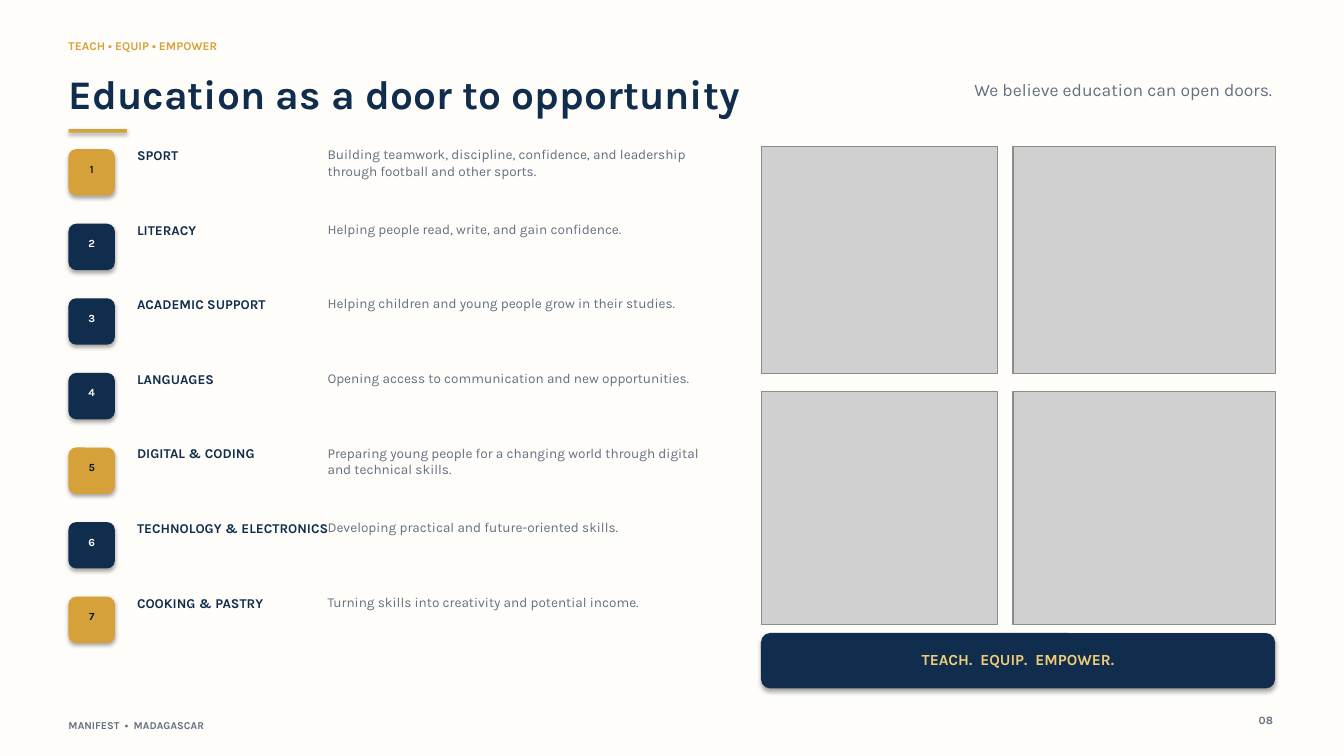
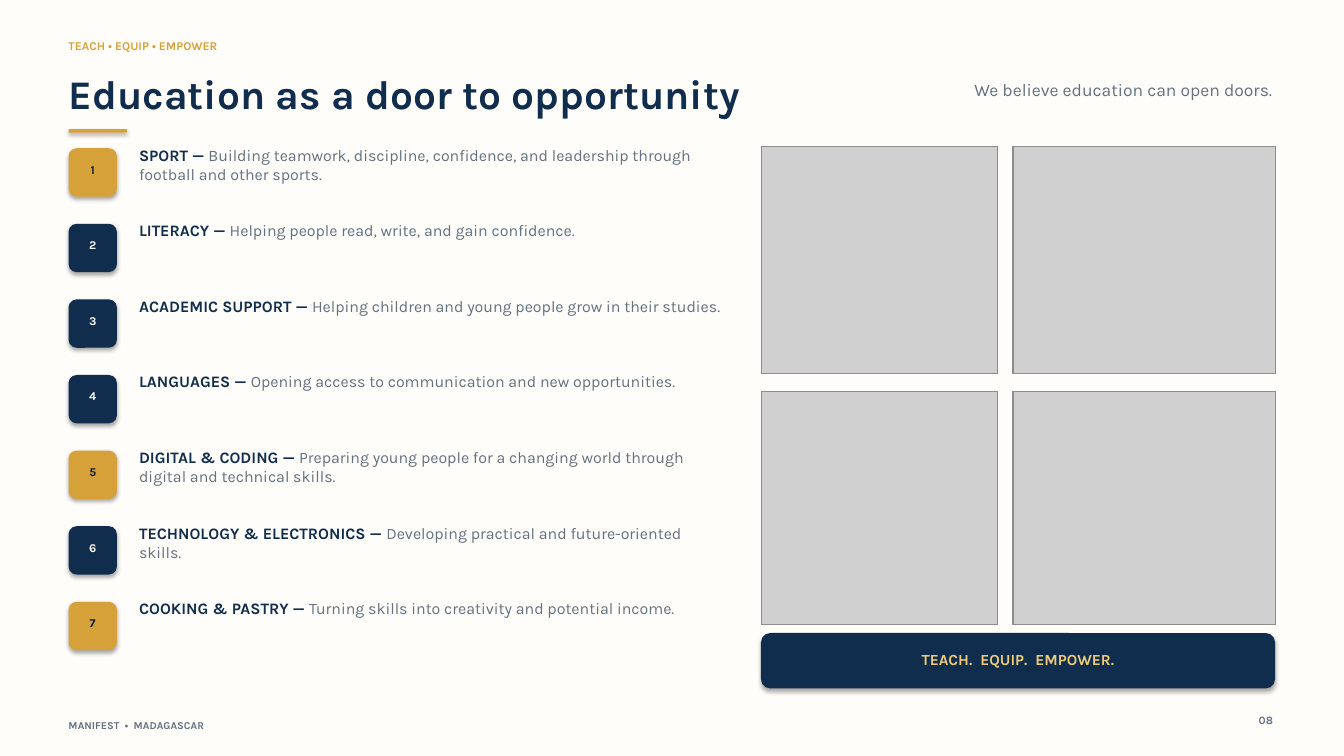
Before and after one commit to tianabizna-ctrl/MANIFEST-WEBSITE, a slide deck: slide 8 of POWER POINT MANIFEST-ELYSE.pptx. Drawn at 1344x756 pixels with LibreOffice and Linux fonts; fonts in the diff are those of the drawing; grey boxes stand for pictures. Boxes give left, top, right and bottom in pixels: in the first picture for what was removed or moved away, otherwise in the second. Text is boxed around its words. In the diff, an @@ line names an element or a change of style, - is before the commit and + after.

Commit message:
Improve presentation readability and layout

```diff
--- a/POWER POINT MANIFEST-ELYSE.pptx
+++ b/POWER POINT MANIFEST-ELYSE.pptx
@@ text removed at bbox=[137, 151, 178, 160] @@
-SPORT
@@ text at bbox=[139, 150, 690, 184]: text changed; size 9.7 to 11.4 pt @@
-Building teamwork, discipline, confidence, and leadership through football and other sports.
+SPORT — Building teamwork, discipline, confidence, and leadership through football and other sports.
@@ text removed at bbox=[137, 226, 196, 235] @@
-LITERACY
@@ text at bbox=[139, 225, 575, 240]: text changed; size 9.7 to 11.4 pt @@
-Helping people read, write, and gain confidence.
+LITERACY — Helping people read, write, and gain confidence.
@@ text removed at bbox=[137, 300, 265, 309] @@
-ACADEMIC SUPPORT
@@ text at bbox=[139, 301, 720, 316]: text changed; size 9.7 to 11.4 pt @@
-Helping children and young people grow in their studies.
+ACADEMIC SUPPORT — Helping children and young people grow in their studies.
@@ rounded rectangle: place and size @@
-rounded rectangle at bbox=[69, 373, 115, 419]
+rounded rectangle at bbox=[69, 375, 117, 423]
@@ text removed at bbox=[137, 375, 214, 384] @@
-LANGUAGES
@@ text at bbox=[139, 376, 675, 391]: text changed; size 9.7 to 11.4 pt @@
-Opening access to communication and new opportunities.
+LANGUAGES — Opening access to communication and new opportunities.
@@ text removed at bbox=[137, 449, 255, 458] @@
-DIGITAL & CODING
@@ text at bbox=[139, 452, 683, 486]: text changed; size 9.7 to 11.4 pt @@
-Preparing young people for a changing world through digital and technical skills.
+DIGITAL & CODING — Preparing young people for a changing world through digital and technical skills.
@@ text removed at bbox=[137, 524, 328, 533] @@
-TECHNOLOGY & ELECTRONICS
@@ text at bbox=[139, 528, 682, 558]: text changed; size 9.7 to 11.4 pt @@
-Developing practical and future-oriented skills.
+TECHNOLOGY & ELECTRONICS — Developing practical and future-oriented skills.
@@ text removed at bbox=[137, 599, 263, 608] @@
-COOKING & PASTRY
@@ 3 rounded rectangles: place and size @@
-3 rounded rectangles at bbox=[69, 448, 115, 643]
+3 rounded rectangles at bbox=[69, 451, 117, 650]
@@ size 7.8 to 8.5 pt in 7 elements at bbox=[91, 166, 95, 174], bbox=[89, 241, 96, 249], bbox=[89, 317, 96, 325], bbox=[89, 392, 96, 400], bbox=[89, 468, 96, 476], bbox=[89, 544, 96, 552], bbox=[90, 619, 96, 627] @@
@@ text at bbox=[139, 603, 674, 618]: text changed; size 9.7 to 11.4 pt @@
-Turning skills into creativity and potential income.
+COOKING & PASTRY — Turning skills into creativity and potential income.
```
Also in this commit, not shown: 5 other slides changed.
